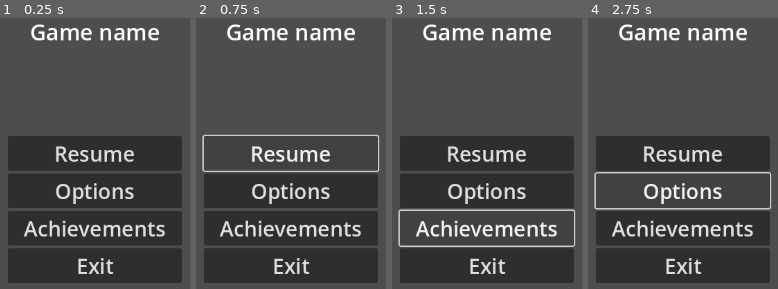
Above: before the commit, frames 1-4 (left to right).
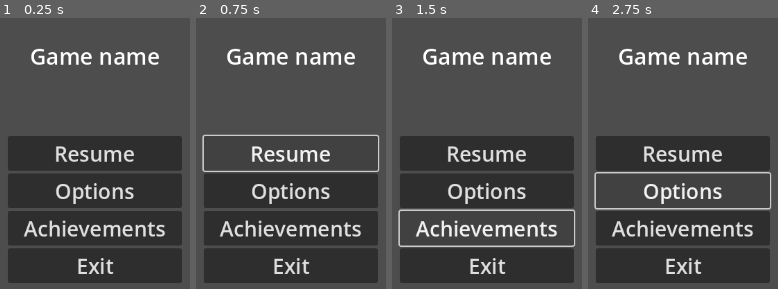
Above: after the commit, the same moments.

Repository: 6thAce/NorthernLights
Game: Godot game, scene res://scenes/pause_screen.tscn
Same seed, same stepped clock (60 frames per second), same inputs: the game is played once before the commit and once after it. This scene is started directly instead of the project's main scene.
Inputs:
- Up to frame 1 (0.25 s): no input
- Up to frame 2 (0.75 s): click "Resume" at 0.5 s
- Up to frame 3 (1.5 s): click "Achievements" at 1.25 s
- Up to frame 4 (2.75 s): click "Options" at 2 s

The runs differ from the first frame. In frame 1, 3.6% of the frame differs, in the area x 16-84%, y 2-18%; in frame 2, 3.6%; in frame 3, 3.6%; in frame 4, 3.6%.

Commit message:
Update pause_screen.tscn

Diff:
--- a/scenes/pause_screen.tscn
+++ b/scenes/pause_screen.tscn
@@ -15,9 +15,9 @@
 anchor_right = 0.58100003
 anchor_bottom = 0.21100001
 offset_left = 11.832001
-offset_top = 45.0
+offset_top = 80.0
 offset_right = 0.6879883
-offset_bottom = -46.728012
+offset_bottom = -11.728012
 grow_horizontal = 2
 theme_override_font_sizes/font_size = 32
 text = "Game name"
